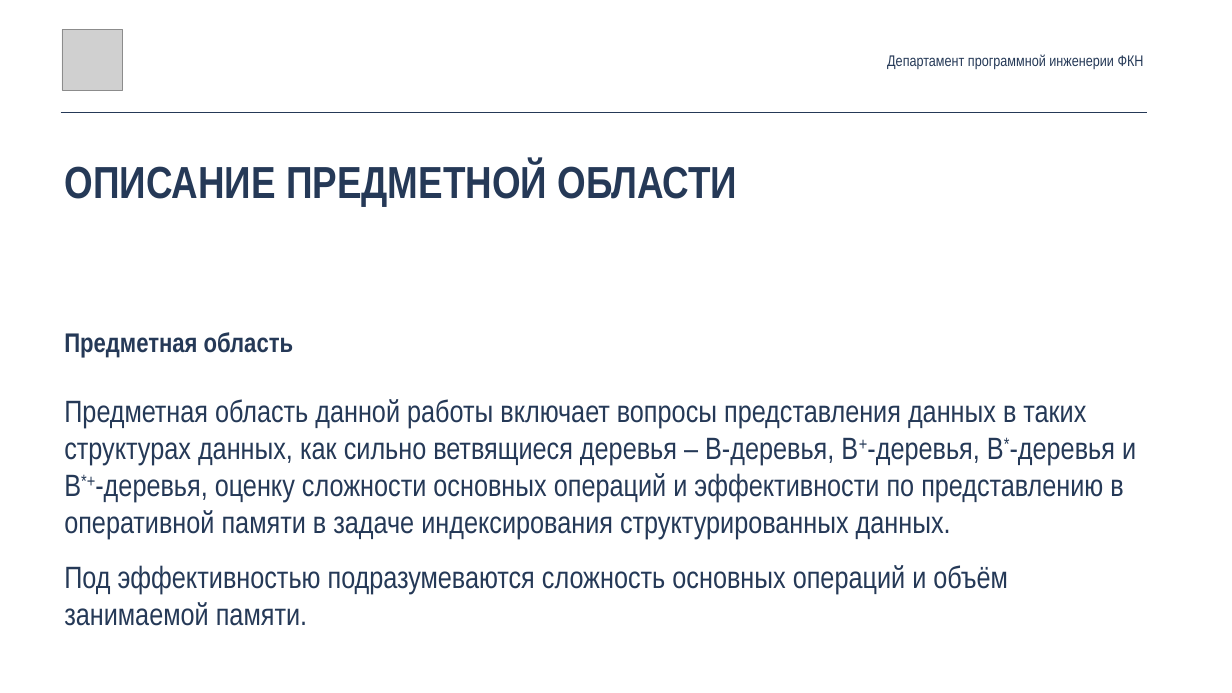
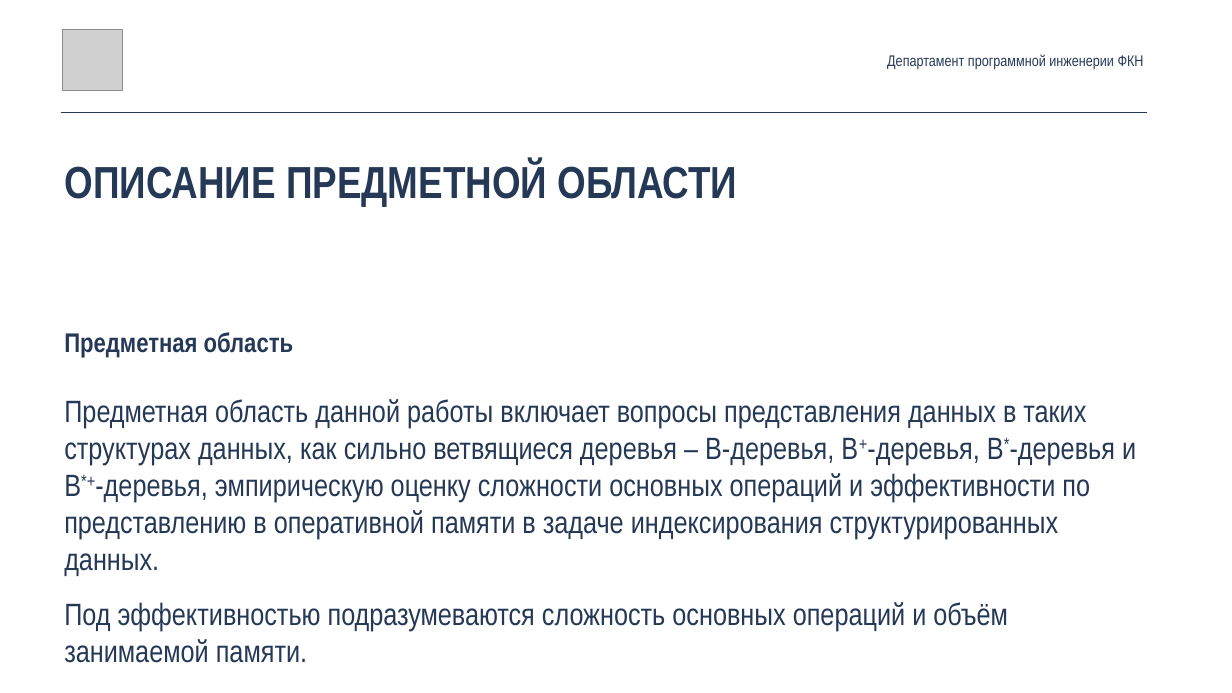
Before and after one commit to DunaevYaroslav/btrees, a slide deck: slide 2 of root/docs/slides/Ригин_Антон_БПИ153_КР_3_курс_презентация.pptx. Drawn at 1232x693 pixels with LibreOffice and Linux fonts; fonts in the diff are those of the drawing; grey boxes stand for pictures. Boxes give left, top, right and bottom in pixels: in the first picture for what was removed or moved away, otherwise in the second. Text is boxed around its words. In the diff, an @@ line names an element or a change of style, - is before the commit and + after.

```diff
--- a/root/docs/slides/Ригин_Антон_БПИ153_КР_3_курс_презентация.pptx
+++ b/root/docs/slides/Ригин_Антон_БПИ153_КР_3_курс_презентация.pptx
@@ text at <box>64,399,1136,576</box>: text changed @@
-Предметная область данной работы включает вопросы представления данных в таких структурах данных, как сильно ветвящиеся деревья – B-деревья, B+-деревья, B*-деревья и B*+-деревья, оценку сложности основных операций и эффективности по представлению в оперативной памяти в задаче индексирования структурированных данных.
+Предметная область данной работы включает вопросы представления данных в таких структурах данных, как сильно ветвящиеся деревья – B-деревья, B+-деревья, B*-деревья и B*+-деревья, эмпирическую оценку сложности основных операций и эффективности по представлению в оперативной памяти в задаче индексирования структурированных данных.
```
Also in this commit, not shown: 5 other slides changed, 3 other files.
